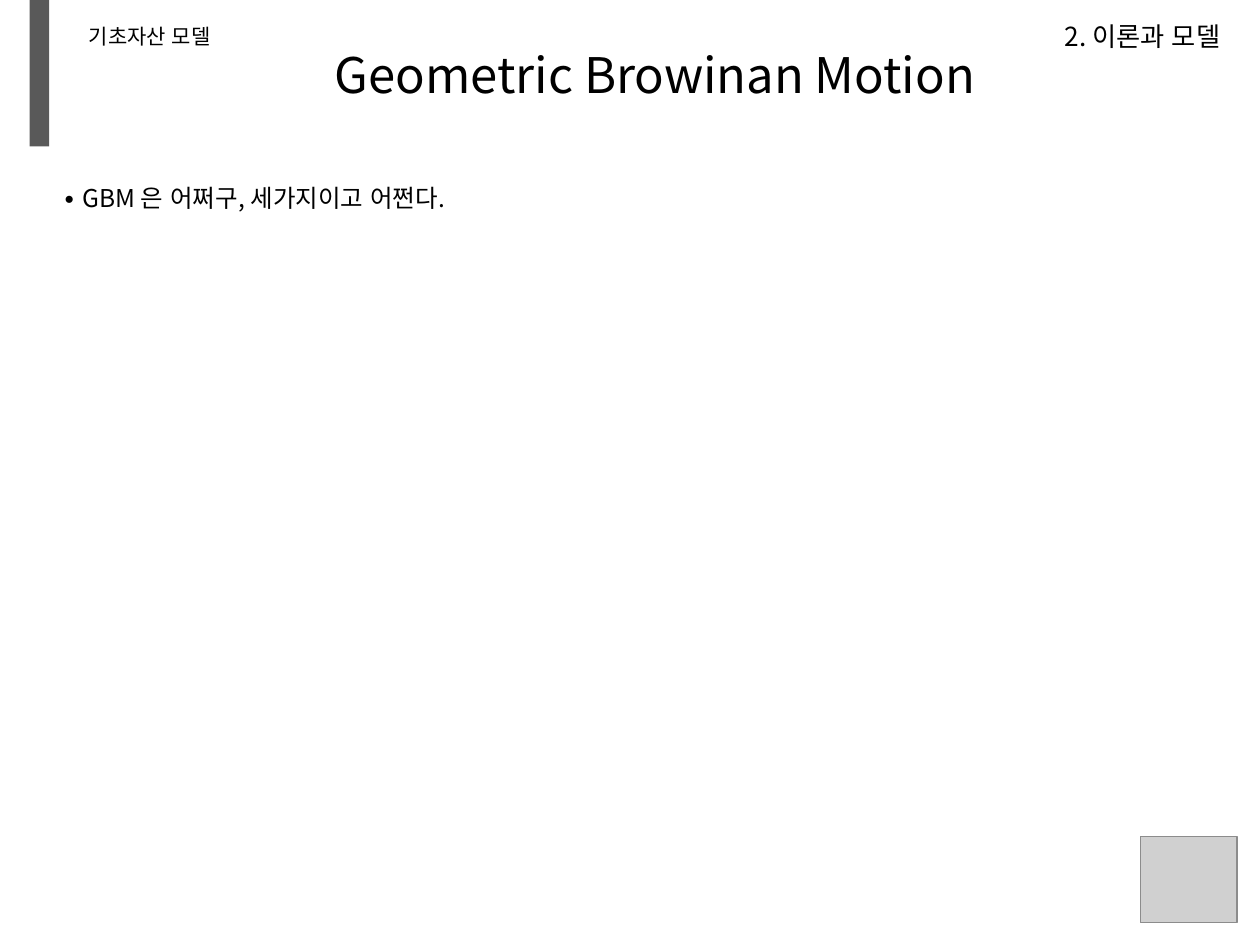
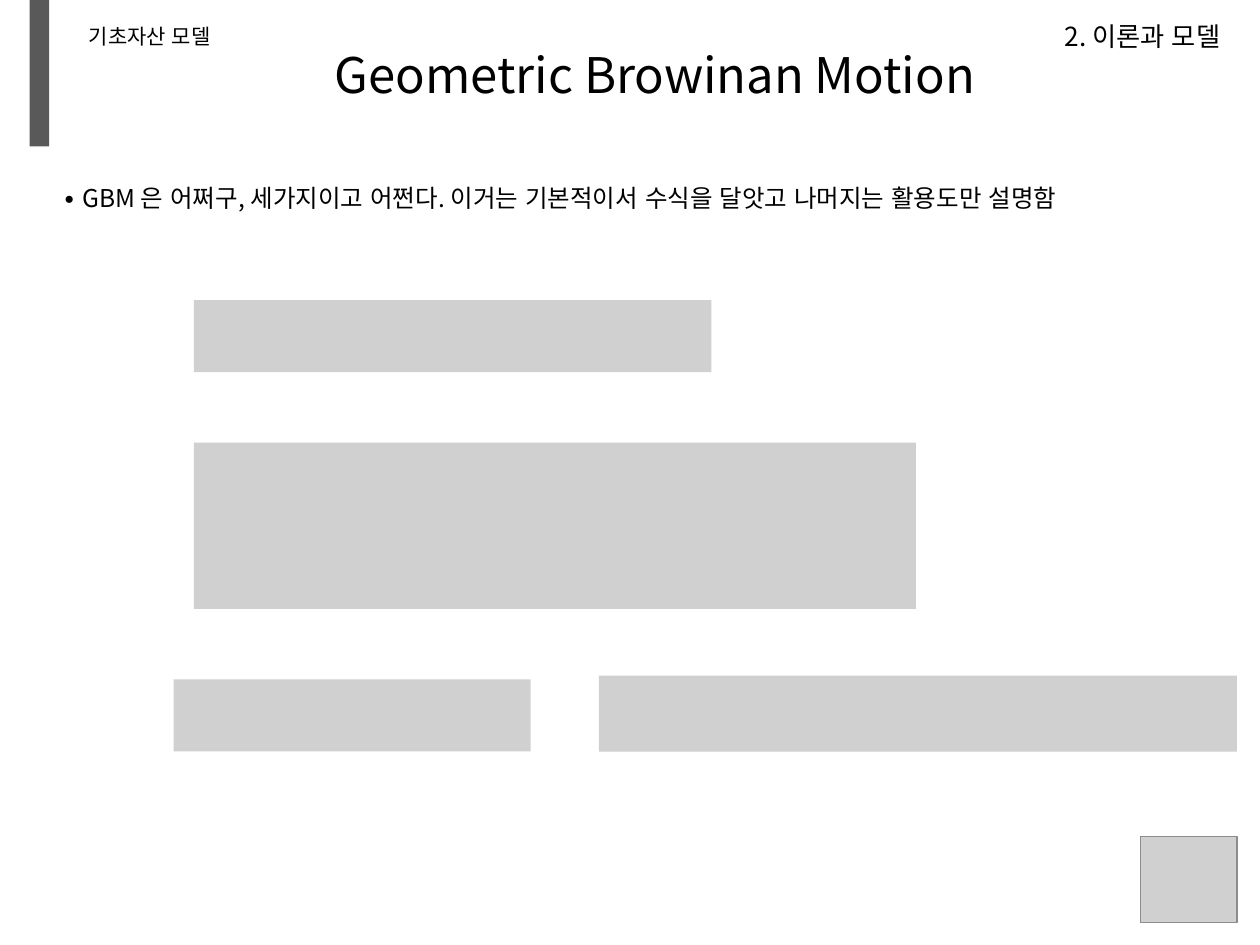
Before and after one commit to minikie/mxdocs, a slide deck: slide 27 of docs/ppt/test.pptm (slide 25 before the commit). Drawn at 1260x945 pixels with LibreOffice and Linux fonts; fonts in the diff are those of the drawing; grey boxes stand for pictures; background and template pictures are left out. Boxes give left, top, right and bottom in pixels: in the first picture for what was removed or moved away, otherwise in the second. Text is boxed around its words. In the diff, an @@ line names an element or a change of style, - is before the commit and + after.

```diff
--- a/docs/ppt/test.pptm
+++ b/docs/ppt/test.pptm
@@ text at [82,186,1056,212]: text changed @@
-∙ GBM 은 어쩌구, 세가지이고 어쩐다.
+∙ GBM 은 어쩌구, 세가지이고 어쩐다. 이거는 기본적이서 수식을 달앗고 나머지는 활용도만 설명함
@@ picture added at [194,300,712,372] @@
@@ picture added at [194,442,916,609] @@
@@ picture added at [174,679,532,751] @@
@@ picture added at [598,675,1236,751] @@
```
Also in this commit, not shown: 21 other slides changed, 8 slides added, 7 slides removed, 1 other file.
